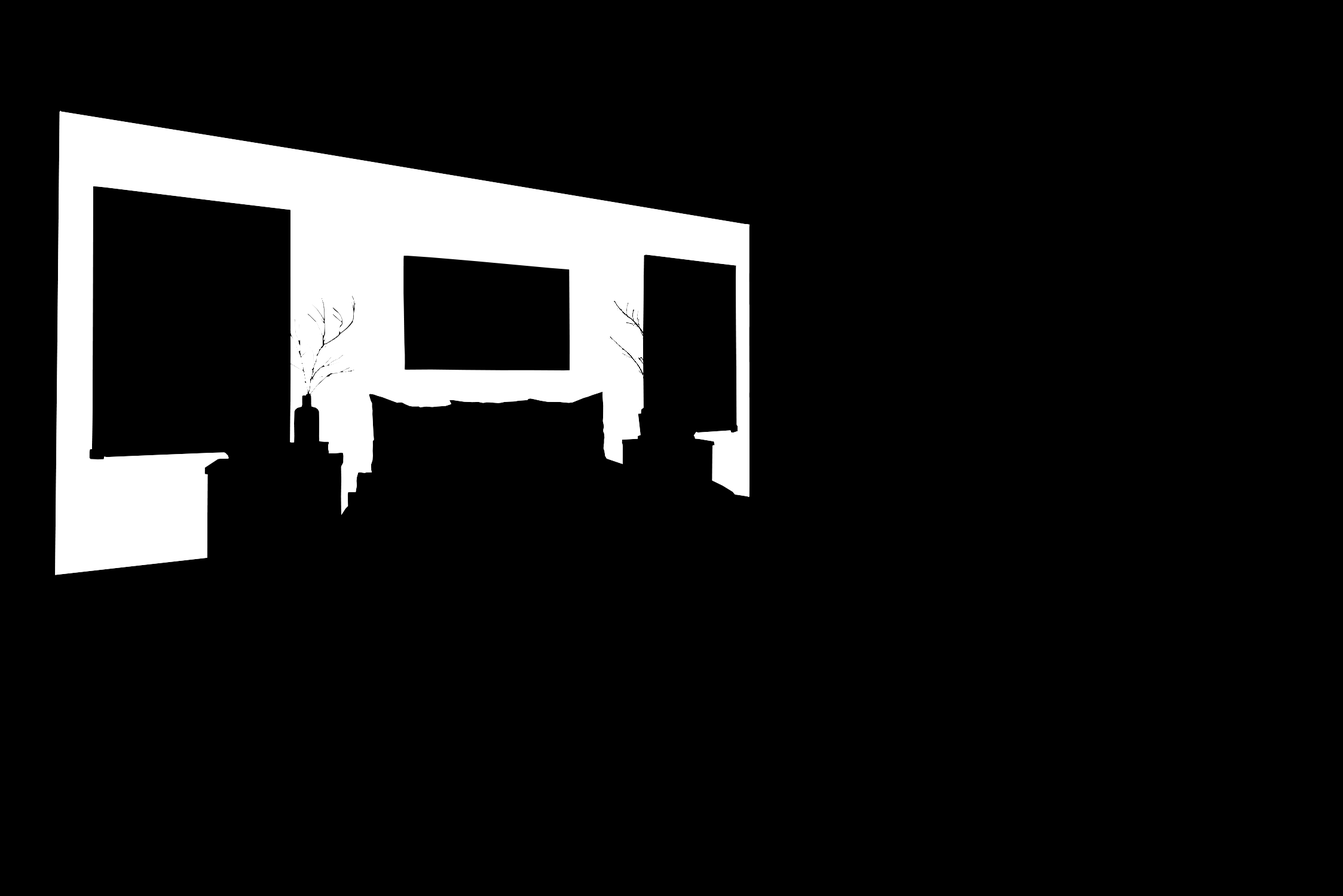
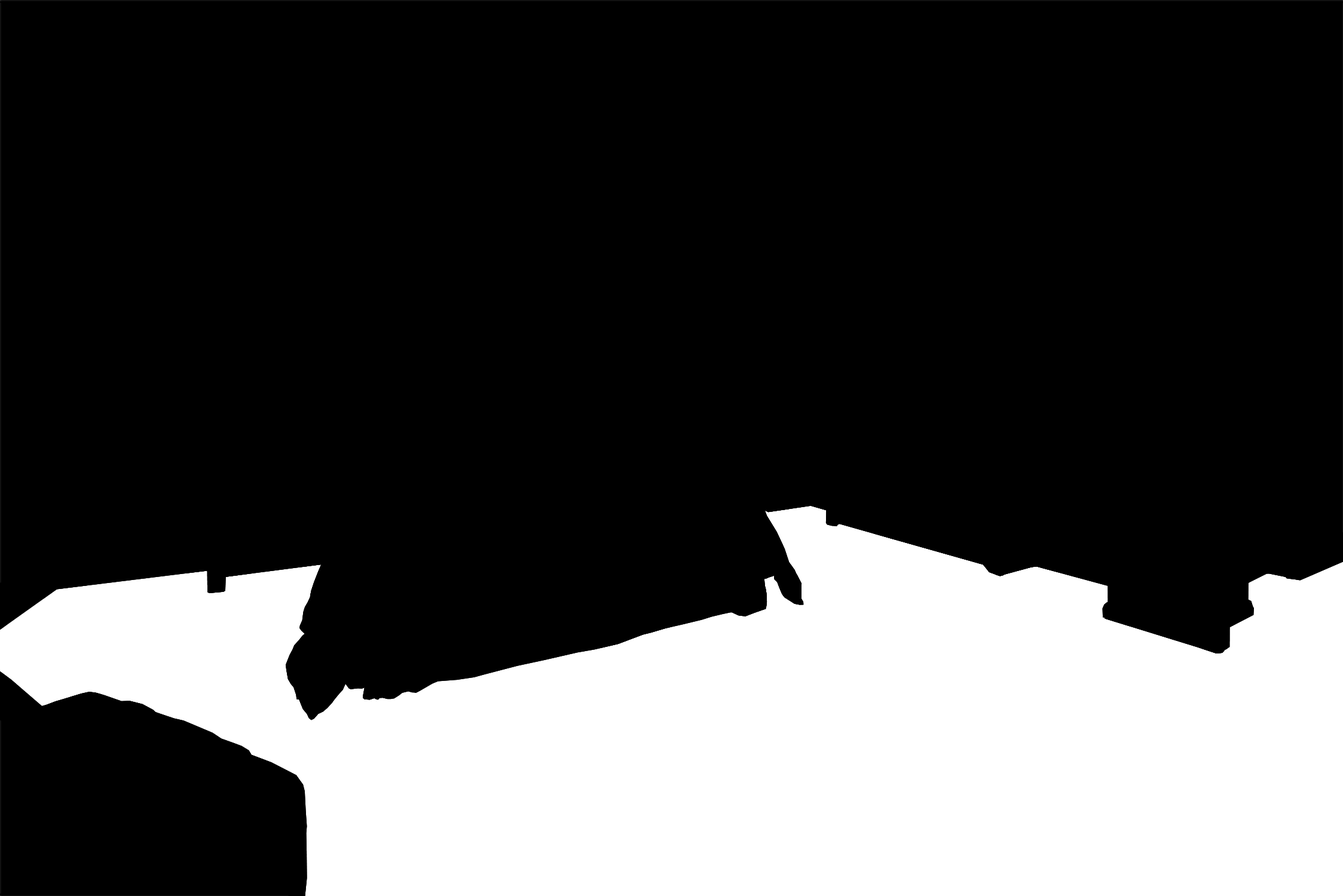
Comparing the layer stacks of the two 1343 × 896 images. Changes:
hid "mask_1" over [0, 0, 1343, 896]
added layer "mask_6" (lighten) above "mask_0" over [0, 0, 1343, 896]
